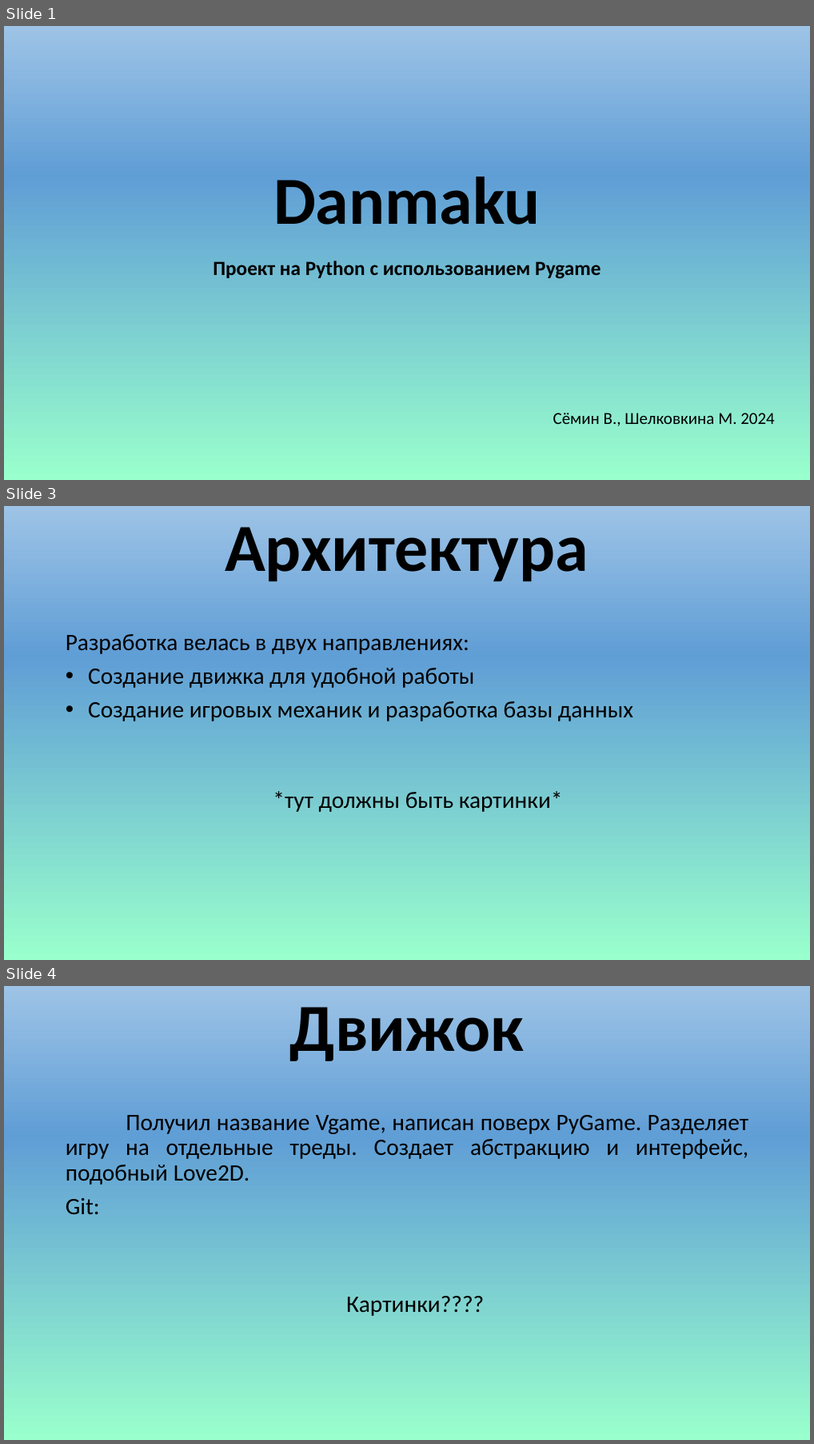
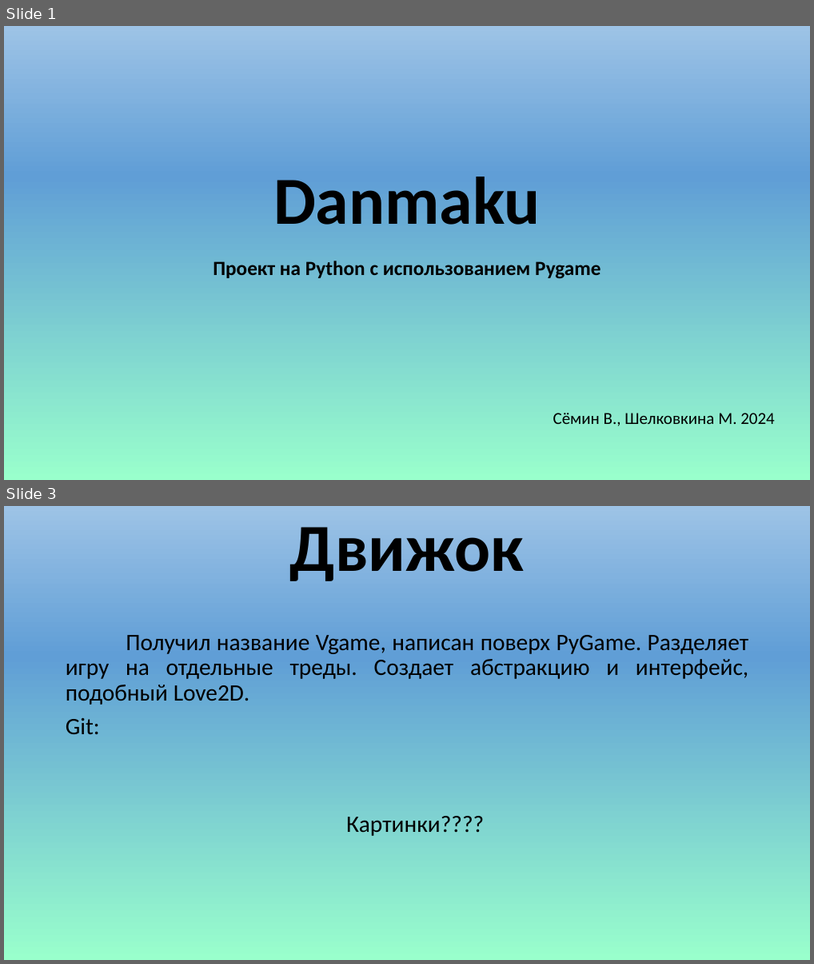
Before and after one commit to Virashu/danmaku, a slide deck: docs/presentation.pptx. Shown one above the other, each under a label of ours: slides 1, 3 and 4 before the commit, slides 1 and 3 after it; the slides between them are not shown. The pictures are 814x1444 and 814x964 pixels, drawn with LibreOffice and Linux fonts; fonts in the diff are those of the drawing. Boxes give left, top, right and bottom in pixels: in the first picture for what was removed or moved away, otherwise in the second. Text is boxed around its words. In the diff, an @@ line names an element or a change of style, - is before the commit and + after.

```diff
--- a/docs/presentation.pptx
+++ b/docs/presentation.pptx
@@ slide 3 removed at (4, 506, 810, 960), background gradient #99FFCC to #609ED6 to #9DC3E6 @@
@@ title removed at (225, 527, 589, 582) @@
-Архитектура
@@ text removed at (66, 634, 634, 721) @@
-Разработка велась в двух направлениях:
-• Создание движка для удобной работы
-• Создание игровых механик и разработка базы данных
@@ text removed at (273, 791, 563, 812) @@
-*тут должны быть картинки*
@@ what was slide 4 is now slide 3 @@
```
Also in this commit, not shown: 5 slides changed, 2 slides added, 2 other slides removed.
